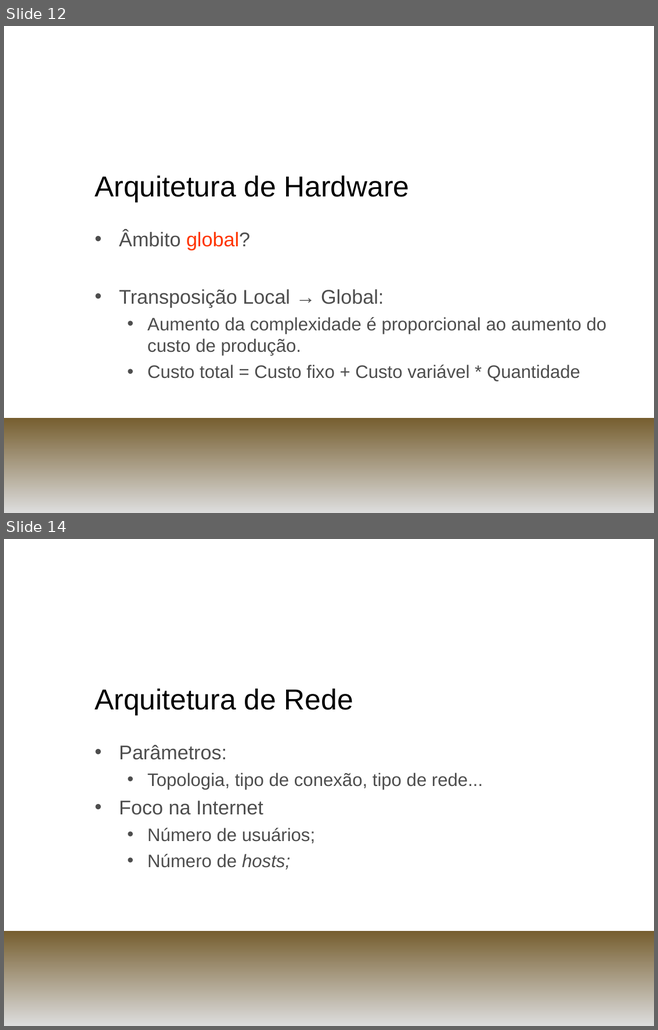
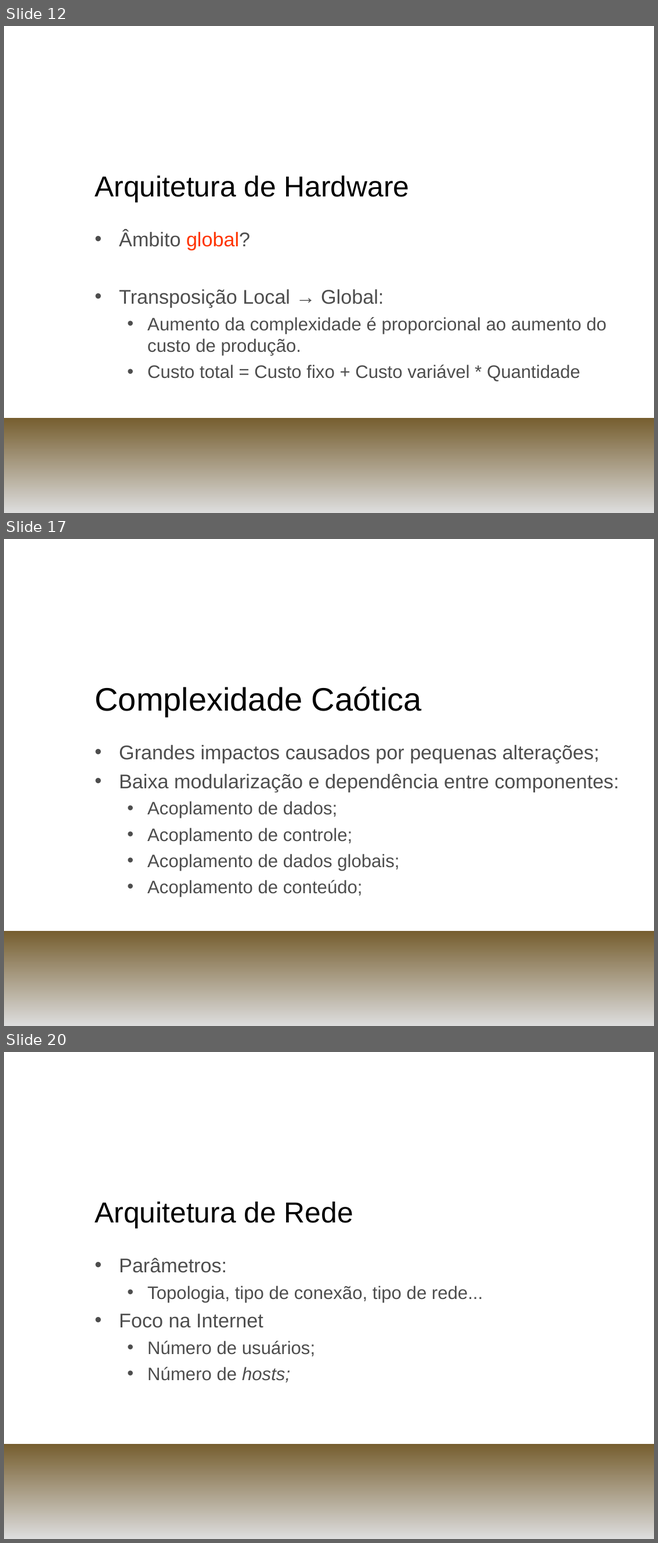
Before and after one commit to henriquekano/horie-dev, a slide deck: trunk/Documents/PCS 2058 - Engenharia de Informação/Systems Complexity/parv.ppt. Shown one above the other, each under a label of ours: slides 12 and 14 before the commit, slides 12, 17 and 20 after it; the slides between them are not shown. The pictures are 658x1030 and 658x1543 pixels, drawn with LibreOffice and Linux fonts; fonts in the diff are those of the drawing; background and template pictures are left out. Boxes give left, top, right and bottom in pixels: in the first picture for what was removed or moved away, otherwise in the second. Text is boxed around its words. In the diff, an @@ line names an element or a change of style, - is before the commit and + after.

```diff
--- a/trunk/Documents/PCS 2058 - Engenharia de Informação/Systems Complexity/parv.ppt
+++ b/trunk/Documents/PCS 2058 - Engenharia de Informação/Systems Complexity/parv.ppt
@@ slide 17 added at box(4, 539, 654, 1026), background picture (left out); not listed: 1 template element that a slide beside it also shows @@
@@ title added at box(94, 686, 422, 716), 36 pt, text #000000 @@
+Complexidade Caótica
@@ text added at box(119, 745, 618, 897), 22 pt, text #4D4D4D @@
+• Grandes impactos causados por pequenas alterações;
+• Baixa modularização e dependência entre componentes:
+  • Acoplamento de dados;
+  • Acoplamento de controle;
+  • Acoplamento de dados globais;
+  • Acoplamento de conteúdo;
@@ what was slide 14 is now slide 20 @@
```
Also in this commit, not shown: 6 other slides added, 1 slide removed.
